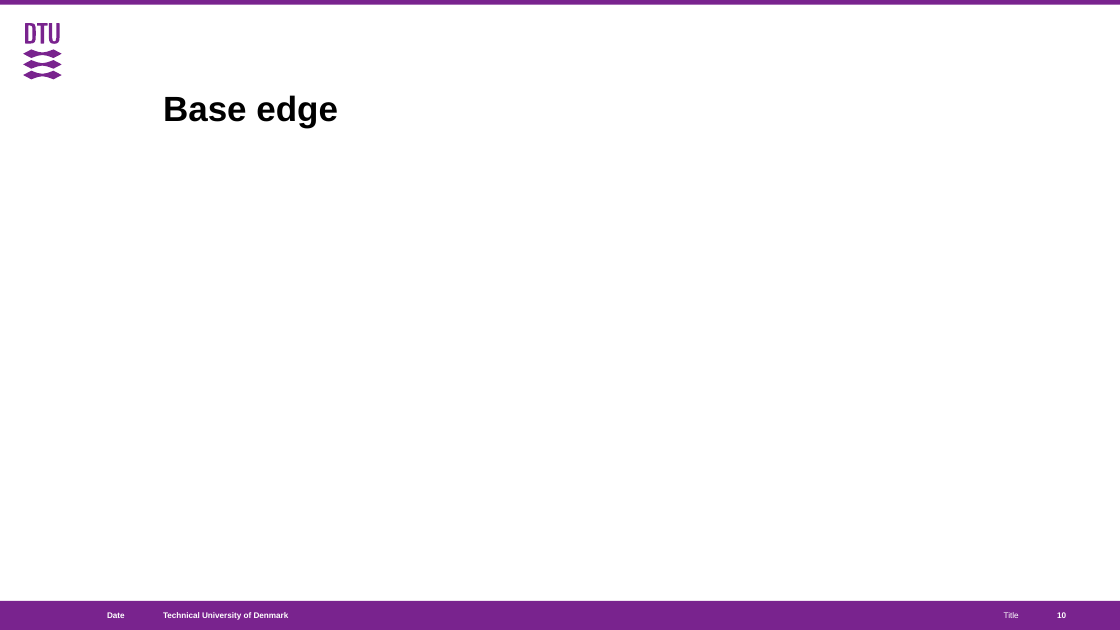
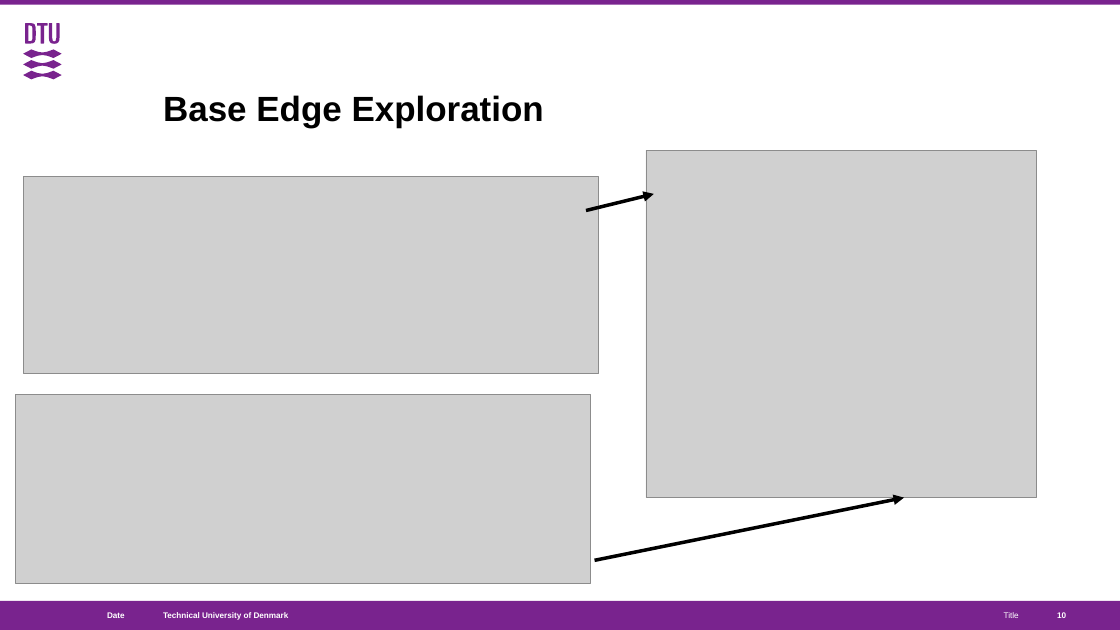
Before and after one commit to BastianValhoj/QTM-ML, a slide deck: slide 10 of meeting_notes/thesis.pptx. Drawn at 1120x630 pixels with LibreOffice and Linux fonts; fonts in the diff are those of the drawing; grey boxes stand for pictures. Boxes give left, top, right and bottom in pixels: in the first picture for what was removed or moved away, otherwise in the second. Text is boxed around its words. In the diff, an @@ line names an element or a change of style, - is before the commit and + after.

```diff
--- a/meeting_notes/thesis.pptx
+++ b/meeting_notes/thesis.pptx
@@ title at box(163, 95, 544, 128): text changed @@
-Base edge
+Base Edge Exploration
@@ picture added at box(24, 177, 599, 374) @@
@@ picture added at box(646, 150, 1037, 498) @@
@@ arrow added from (586, 211) to (654, 194), #000000 3 pt @@
@@ picture added at box(15, 394, 591, 583) @@
@@ arrow added from (595, 560) to (904, 497), #000000 3 pt @@
```
Also in this commit, not shown: 9 other slides changed, 1 other file.
